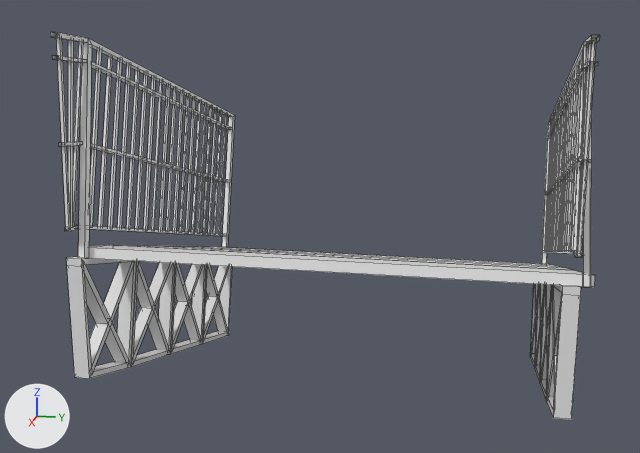
The OBJ model Assets/Visual/3D/Bridges/Bridge_Down_2/Ponte_Chao_Descida_Topo.obj as it was, and as the next commit left it.
Rendered twice from a 50 mm camera at (6.61, 1.06, 1.91) aimed at (-0.08, -0.28, 0.24). The axes (+X, +Y, +Z) are drawn at lower left. The lights are the same throughout. Mesh edges are drawn as thin lines. Where no turn or scale is listed for an object, it has been applied to the vertices. Vertices at the same position are counted once.

Script lines for the objects in view, before the commit:
```python
me_chão_descendo_topo = bpy.data.meshes.new('Chão_Descendo_Topo')
me_chão_descendo_topo.from_pydata(...)  # 842 vertices, 663 faces; spans x -1.94..1.65, y -1.59..1.65, z -1.24..1.78
ob_chão_descendo_topo = bpy.data.objects.new('Chão_Descendo_Topo', me_chão_descendo_topo)
ob_chão_descendo_topo.location = (0.0, 0.0, 0.0)
```
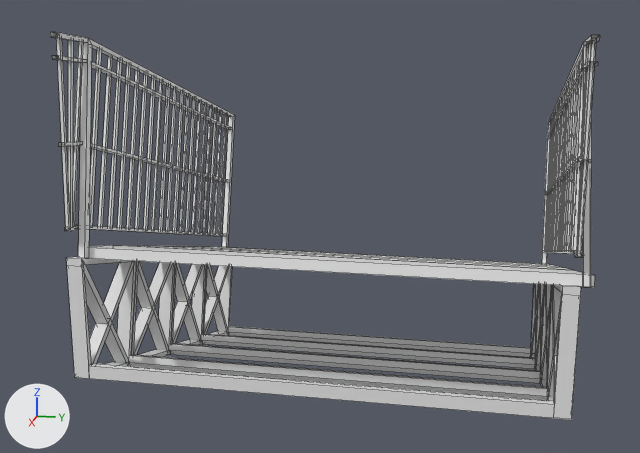
Location of each change, [x1, y1, x2, y2] in pixels of the pictures (640 x 453 px):
```json
{"part": 1, "of": "me_chão_descendo_topo", "change": "added", "after": [89, 326, 554, 418]}
```

Scene script edits in JSON lines:
```json
{"block": "me_chão_descendo_topo", "where": "# used by ob_chão_descendo_topo; location = (0.0, 0.0, 0.0)"}
{"op": "remove", "block": "me_chão_descendo_topo", "code": "me_chão_descendo_topo.from_pydata(...)  # 842 vertices, 663 faces; spans x -1.94..1.65, y -1.59..1.65, z -1.24..1.78"}
{"op": "add", "block": "me_chão_descendo_topo", "code": "me_chão_descendo_topo.from_pydata(...)  # 904 vertices, 695 faces; spans x -1.94..1.65, y -1.59..1.65, z -1.24..1.78"}
{"block": "me_chão_descendo_topo", "change": "me_chão_descendo_topo part 1"}
{"block": "me_chão_descendo_topo", "change": "34 vertices are added at x -1.39..1.64, y -1.46..1.46, z -1.24..-0.33"}
{"block": "me_chão_descendo_topo", "change": "28 new vertices lie (0.0, 2.93, 0.0) away from vertices in x -1.39..1.02, y -1.46, z -1.24..-0.51"}
{"block": "me_chão_descendo_topo", "change": "32 new faces join them"}
```
